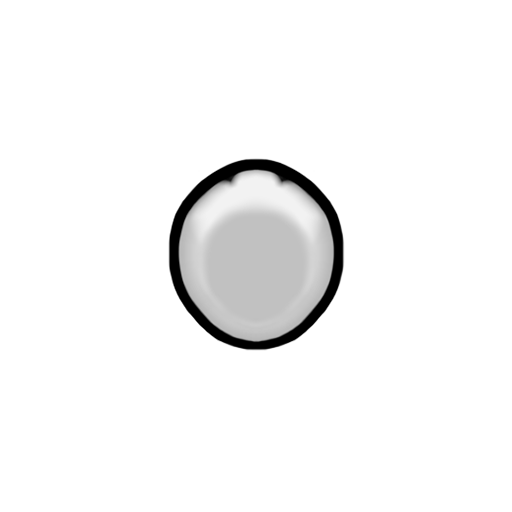
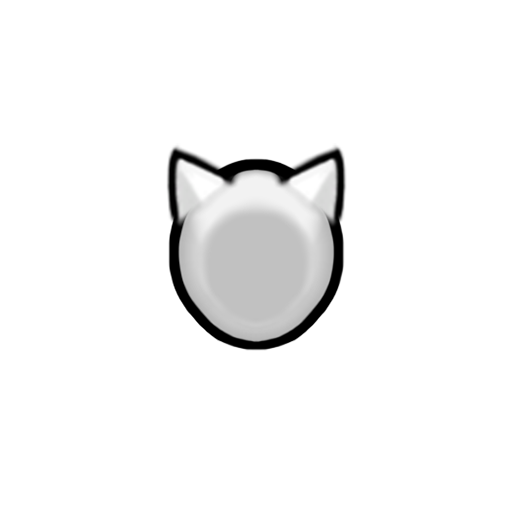
The second 512×512 image is a revision of the first. Changes to its layers:
added group "ears" with 4 layers above "head" over 166, 143, 347, 227
added layer "Ear_north" in group "ears" over 166, 143, 347, 227
added group "head" with 7 layers over 166, 151, 347, 227
moved "Female_Average_Normal_north" (1st of 2, in "head") into group "head" over 168, 158, 345, 227